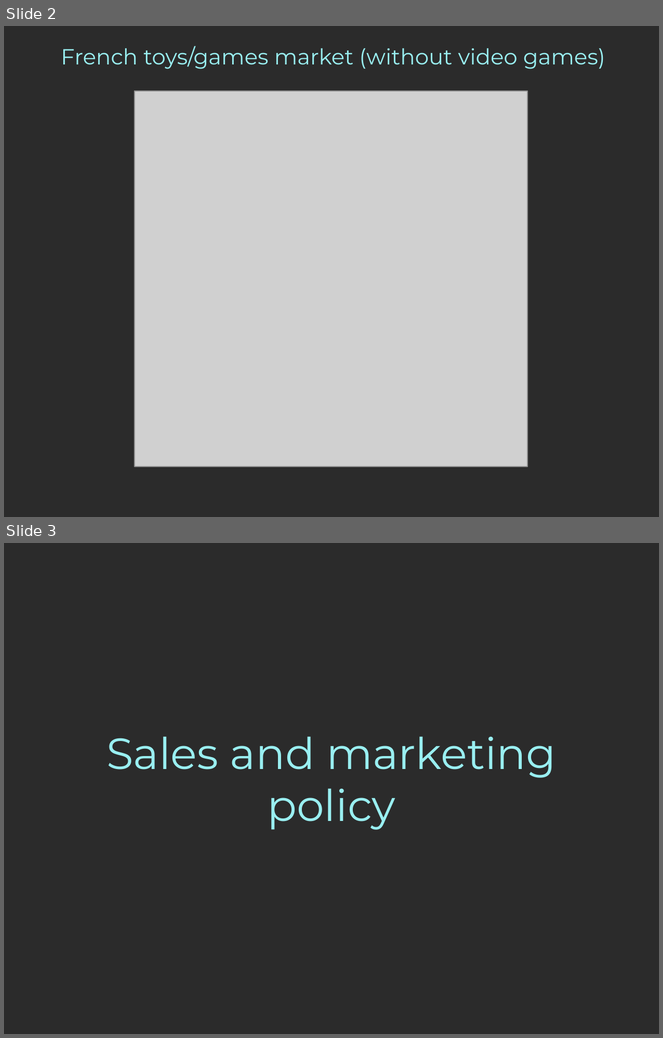
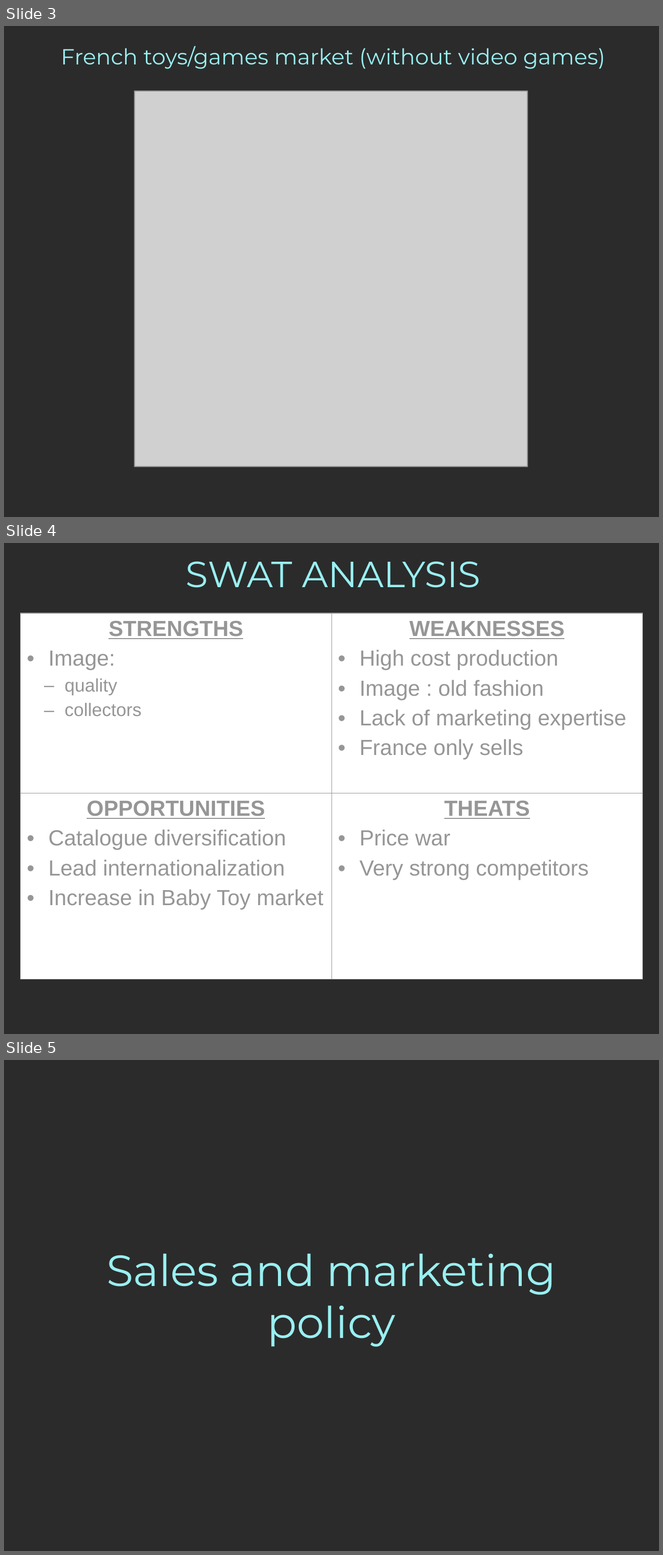
Before and after one commit to pngames/pavillon-noir, a slide deck: .others/tertiaire/tertiaire - management-marketing.ppt. Shown one above the other, each under a label of ours: slides 2 and 3 before the commit, slides 3, 4 and 5 after it. The pictures are 663x1038 and 663x1555 pixels, drawn with LibreOffice and Linux fonts; fonts in the diff are those of the drawing; grey boxes stand for pictures; background and template pictures are left out; a plain dark background stands for a picture behind light text. Boxes give left, top, right and bottom in pixels: in the first picture for what was removed or moved away, otherwise in the second. Text is boxed around its words. In the diff, an @@ line names an element or a change of style, - is before the commit and + after.

```diff
--- a/.others/tertiaire/tertiaire - management-marketing.ppt
+++ b/.others/tertiaire/tertiaire - management-marketing.ppt
@@ slide 4 added at (x1=4, y1=543, x2=659, y2=1034), background picture (left out) @@
@@ title added at (x1=185, y1=561, x2=481, y2=588), 40 pt, text #99EFF1 @@
+SWAT ANALYSIS
@@ table added at (x1=21, y1=613, x2=643, y2=979), 2 rows, 2 columns @@
+STRENGTHS / Image: / quality / collectors | WEAKNESSES / High cost production / Image : old fashion / Lack of marketing expertise / France only sells
+OPPORTUNITIES / Catalogue diversification / Lead internationalization / Increase in Baby Toy market | THEATS / Price war / Very strong competitors
@@ what was slide 2 is now slide 3 @@
@@ what was slide 3 is now slide 5 @@
```
Also in this commit, not shown: 2 other slides added, 1 slide removed, 1 other file.
